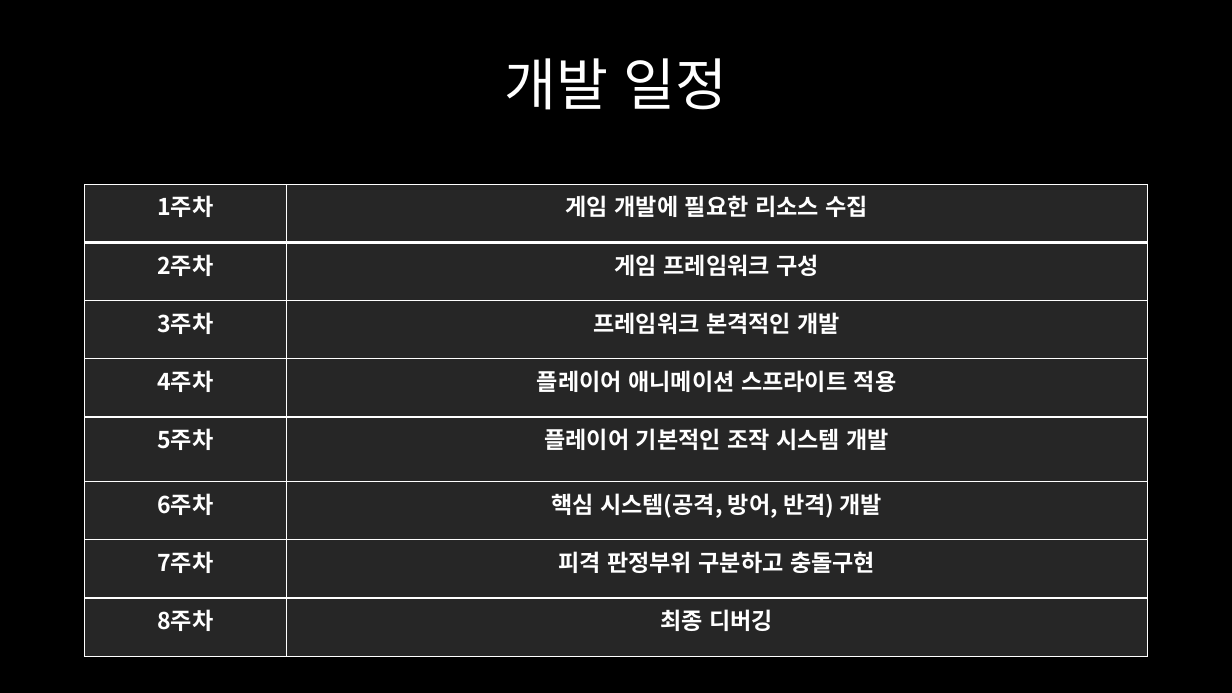
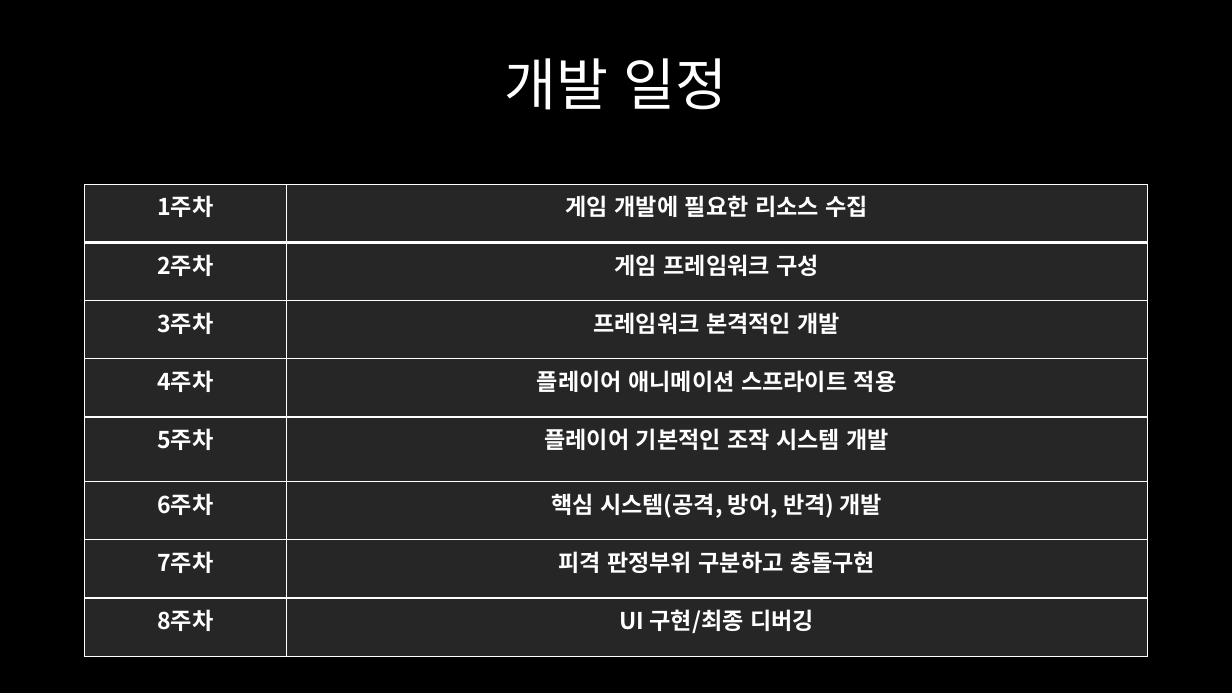
Before and after one commit to wjin0728/term-project, a slide deck: slide 7 of Plazma Duel1.pptx. Drawn at 1232x693 pixels with LibreOffice and Linux fonts; fonts in the diff are those of the drawing. Boxes give left, top, right and bottom in pixels: in the first picture for what was removed or moved away, otherwise in the second. Text is boxed around its words. In the diff, an @@ line names an element or a change of style, - is before the commit and + after.

```diff
--- a/Plazma Duel1.pptx
+++ b/Plazma Duel1.pptx
@@ table at (x1=85, y1=185, x2=1148, y2=657) @@
-row 8, column 2: 최종 디버깅
+row 8, column 2: UI 구현/최종 디버깅
```
Also in this commit, not shown: 4 other files.
